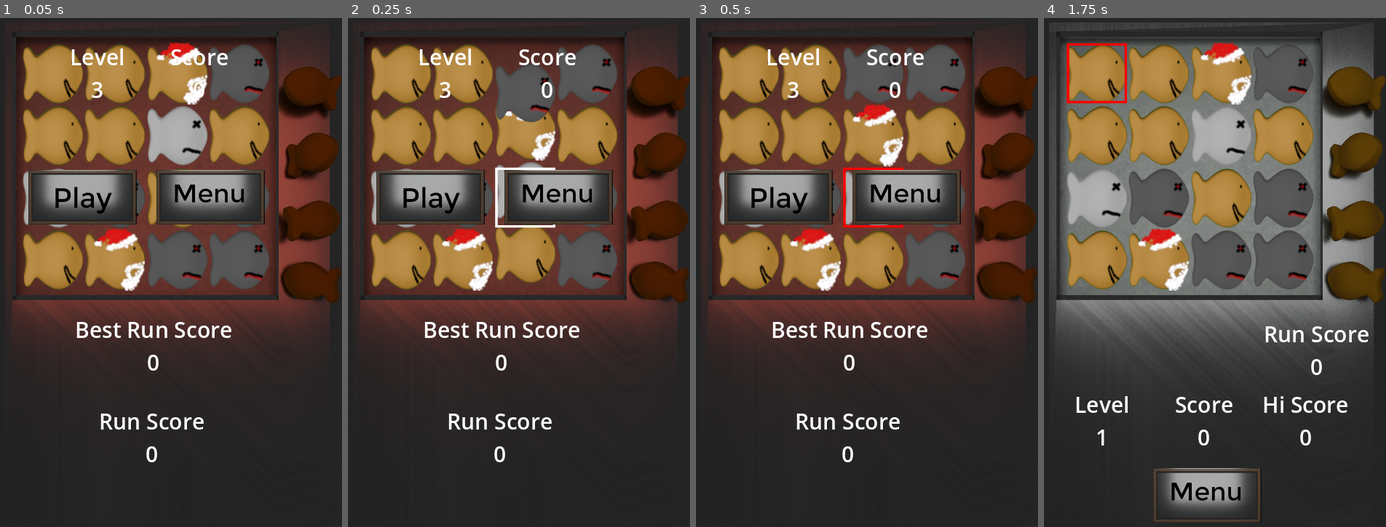
Above: before the commit, frames 1-4 (left to right).
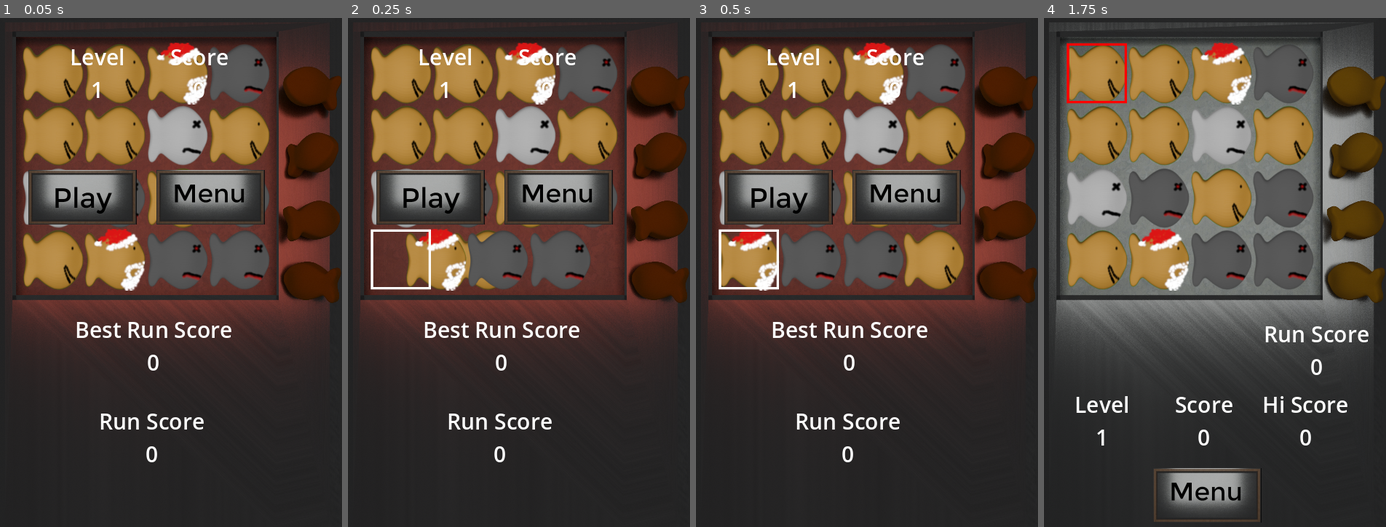
Above: after the commit, the same moments.

Repository: SecsAndCyber/GoldphishMatcher
Game: Godot game, scene res://source/failed_state.tscn
Same seed, same stepped clock (60 frames per second), same inputs: the game is played once before the commit and once after it. This scene is started directly instead of the project's main scene.
Inputs (mouse positions are in pixels of both pictures, inside the frame that each line leads up to):
- Up to frame 1 (0.05 s): no input
- Up to frame 2 (0.25 s): no input
- Up to frame 3 (0.5 s): no input
- Up to frame 4 (1.75 s): click (1126, 196) at 0.5 s; click (1095, 73) at 1.27 s

The runs differ from the first frame. In frame 1, less than 0.1% of the frame differs, in the area x 26-30%, y 12-16%; in frame 2, 11%, in the area x 6-79%, y 4-54%; in frame 3, 9.7%; in frame 4, nothing differs.

Commit message:
Add initial Community based Stars

Diff:
--- a/source/replay_state.tscn
+++ b/source/replay_state.tscn
@@ -8,6 +8,7 @@
 [ext_resource type="Texture2D" uid="uid://bqxd4alrxfhtv" path="res://assets/UI/Retry_Button_Frames.png" id="6_51e74"]
 [ext_resource type="Texture2D" uid="uid://bwlaom8gjjk4f" path="res://assets/UI/Next_Button_Frames.png" id="7_trif6"]
 [ext_resource type="Theme" uid="uid://docpmippif7jn" path="res://source/resources/PlayStateText.tres" id="8_l5b6s"]
+[ext_resource type="PackedScene" uid="uid://d1dm0gb8pvhv7" path="res://source/star_feed_back.tscn" id="9_iugh4"]
 
 [sub_resource type="AtlasTexture" id="AtlasTexture_t6qk5"]
 atlas = ExtResource("5_h01aw")
@@ -192,6 +193,9 @@
 offset_bottom = 448.0
 text = "Start Replay"
 
+[node name="StarFeedBack" parent="Container" instance=ExtResource("9_iugh4")]
+visible = false
+
 [connection signal="pressed" from="Container/ReturnButton" to="Container" method="_on_menu_button_pressed"]
 [connection signal="pressed" from="Container/RetryButton" to="Container" method="_on_retry_button_pressed"]
 [connection signal="pressed" from="Container/NextButton" to="Container" method="_on_next_button_pressed"]
--- a/source/scripts/board.gd
+++ b/source/scripts/board.gd
@@ -364,7 +364,14 @@
 				if ! Reg.Replay:
 					Reg.LastLevel = Reg.Levels
 					Reg.LastMoves = moves
-					Reg.telemetryNode.finish_level(moves)
+					Reg.telemetryNode.finish_level(moves, func(result, _response_code, _headers, body):
+						if result == HTTPRequest.RESULT_SUCCESS:
+							var json = JSON.parse_string(body.get_string_from_utf8())
+							Reg.PS.popup(json)
+						else:
+							print("Request Error:", result)
+							Reg.PS.popup()
+					)
 					# Moving to next level
 					if !Reg.Done && Reg.HiScore[0] < Reg.Score + Reg.RunningScore:
 						Reg.HiScore[0] = Reg.Score + Reg.RunningScore
@@ -380,7 +387,8 @@
 					print(moves)
 					Reg.saveScore()
 					Reg.PS.remove_child(self)
-				Reg.PS.popup()
+				else:
+					Reg.PS.popup()
 			)
 		)
 
--- a/source/scripts/play_state.gd
+++ b/source/scripts/play_state.gd
@@ -13,6 +13,7 @@
 @onready var hi_score: Label = $HiScore
 @onready var done_banner: Label = $DoneBanner
 @onready var star_feed_back: Control = $StarFeedBack
+var final_state: bool = false
 
 # Called when the node enters the scene tree for the first time.
 func _ready() -> void:
@@ -25,9 +26,10 @@
 		Reg.RunningScore += Reg.Score
 		Reg.saveScore()
 	Reg.PS = self
-	Reg.Score = 0;
-	Reg.HiScoreSet = false;
-	Reg.Loss = false;
+	Reg.Score = 0
+	Reg.HiScoreSet = false
+	Reg.Loss = false
+	final_state = false
 
 	@warning_ignore("integer_division")
 	var rows:int = 4 + int(Reg.Levels / 5)
@@ -43,7 +45,8 @@
 		$NextButton.texture_normal.atlas = load("res://assets/UI/FreePlay_Button_Frames.png")
 		$NextButton.texture_hover.atlas = load("res://assets/UI/FreePlay_Button_Frames.png")
 
-func popup():
+func popup(level_stats:Dictionary = {}):
+	star_feed_back.begin(level_stats)
 	if !Reg.Replay:
 		return_button.visible = false
 		retry_button.visible = false
@@ -74,8 +77,9 @@
 		background.texture = BG_TEXTURE_LOSS
 		foreground.texture = FG_TEXTURE_LOSS
 		return
-	if !star_feed_back.visible and !return_button.visible:
+	if !return_button.visible and !final_state:
 		if (.5 > animate_popup()):
+			final_state = true
 			if (Reg.HiScoreSet):
 				Reg.Sounds.level_won();
 				background.texture = BG_TEXTURE_HISCORE
@@ -83,8 +87,7 @@
 			else:
 				background.texture = load("res://assets/backgrounds/background-2.png")
 				foreground.texture = load("res://assets/backgrounds/foreground-2.png")
-			star_feed_back.begin()
-	if star_feed_back.visible and star_feed_back.complete:
+	if final_state and star_feed_back.complete:
 		retry_button.visible = true
 		next_button.visible = true
 		return_button.visible = true
--- a/source/scripts/replay_state.gd
+++ b/source/scripts/replay_state.gd
@@ -1,9 +1,9 @@
 extends PlayState
 class_name ReplayState
 
-@export var moves_to_replay = ["2-1", "B-1", "21", "1-1", "1-1", "31", "31", "B1", "3-1", "3-1", "31", "31", "31", "0-1", "A1", "0-1"]
+@export var moves_to_replay = ["D1", "31", "C1", "C1", "31", "D1", "3-1", "D1"]
 var replay_array : Array
-var replay_level = 3
+var replay_level = 1
 
 var step_active: bool = false
 # Called when the node enters the scene tree for the first time.
@@ -94,7 +94,7 @@
 				)
 		)
 
-func popup():
+func popup(_level_stats:Dictionary = {}):
 	if Reg.Loss:
 		background.texture = BG_TEXTURE_LOSS
 		foreground.texture = FG_TEXTURE_LOSS
--- a/source/scripts/star_feed_back.gd
+++ b/source/scripts/star_feed_back.gd
@@ -13,22 +13,38 @@
 func set_up() -> void:
 	if get_parent().name == 'root':
 		self.scale = Vector2(Reg.UI_Scale, Reg.UI_Scale)
-		call_deferred("begin")
+		Reg.LastLevel = 1
+		Reg.Score = 75
+		call_deferred("begin", {"map_level":1,"least":9,"average":"79.5000","two_star":124.7217376441414,"maximum":225})
 	for s in Stars:
 		s.get_node('Star').modulate = Color(0,0,0)
 
-func begin() -> void:
-	var rows:int = 4 + int(Reg.Levels / 5)
+func begin(level_stats:Dictionary = {}) -> void:
+	@warning_ignore("integer_division")
+	var rows:int = 4 + int(Reg.LastLevel / 5)
 	var star_1_delay : float = .75
 	var star_2_delay : float = 1.5
 	var star_3_delay : float = 1.75
+
+	var star_1_threshold : float = Reg.LastLevel * rows * 5
+	var star_2_threshold : float = star_1_threshold * 3
+	var star_3_threshold : float = star_2_threshold * 2
+
+	if level_stats:
+		if Reg.LastLevel == level_stats.get('map_level'):
+			if star_2_threshold >= float(level_stats.get('average', 0)):
+				star_2_threshold = float(level_stats.get('average'))
+			if level_stats.get('two_star'):
+				star_3_threshold = float(level_stats.get('two_star'))
+
 	visible = true
 	if Reg.Score:
-		if Reg.Score <= rows * 5 * 3:
+		print("%d : (%d,%d,%d)" % [Reg.Score, star_1_threshold, star_2_threshold, star_3_threshold])
+		if Reg.Score <= star_3_threshold:
 			star_3_delay = 0
-		if Reg.Score <= rows * 5 * 2:
+		if Reg.Score <= star_2_threshold:
 			star_2_delay = 0
-		if Reg.Score <= rows * 5:
+		if Reg.Score <= star_1_threshold:
 			star_1_delay = 0
 
 	get_tree().create_timer(star_1_delay).timeout.connect(func():
--- a/source/scripts/telemetry_node.gd
+++ b/source/scripts/telemetry_node.gd
@@ -12,7 +12,6 @@
 # Called every frame. 'delta' is the elapsed time since the previous frame.
 func _process(_delta: float) -> void:
 	pass
-
 
 func buildUrl(endpoint:String, parameters:Dictionary = {}):
 	var _r = baseUrl + "?endpoint=" + endpoint
@@ -55,7 +54,9 @@
 		'HiScores' : Reg.HiScore,
 	}))
 
-func finish_level(moves:Array):
+func finish_level(moves:Array, on_request_completed:Callable = Callable()):
+	if not on_request_completed.is_null():
+		request_completed.connect(on_request_completed, CONNECT_ONE_SHOT)
 	request(buildUrl('level_cleared',{
 		'GameClient' : Reg.GameId,
 		'Level' : Reg.Levels,
Not shown: 1 places in source/replay_state.tscn that only renumber resources
